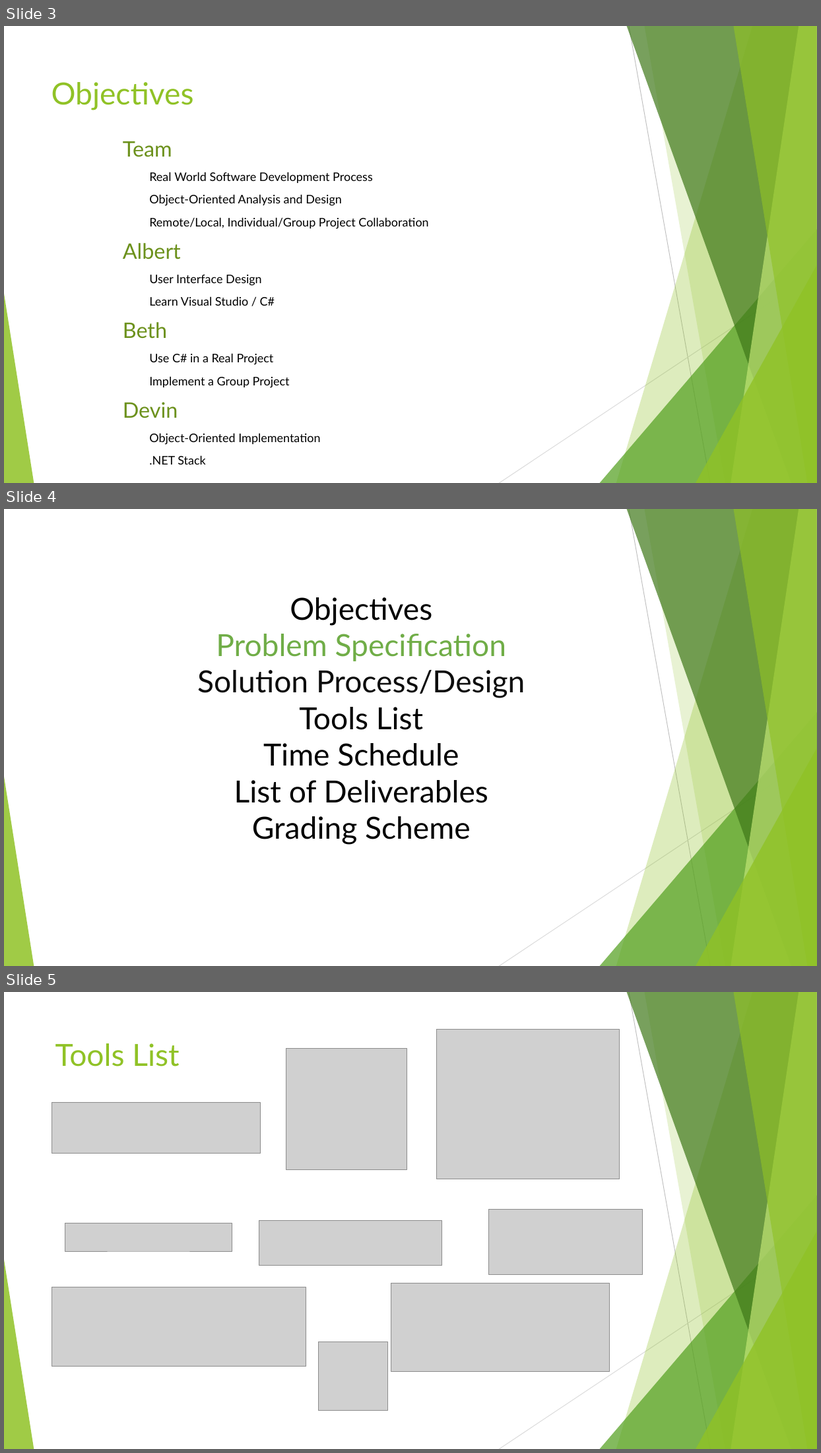
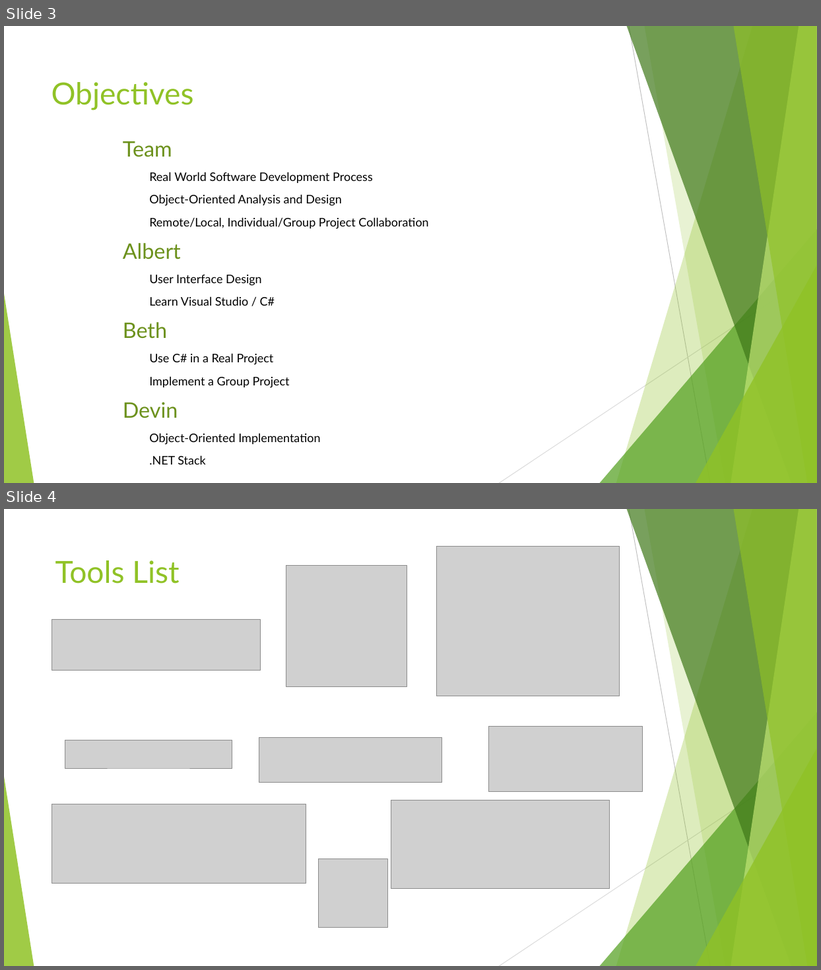
Before and after one commit to Project6/Planit, a slide deck: Final Project Documentation/CSC521.pptx. Shown one above the other, each under a label of ours: slides 3, 4 and 5 before the commit, slides 3 and 4 after it. The pictures are 821x1453 and 821x970 pixels, drawn with LibreOffice and Linux fonts; fonts in the diff are those of the drawing; grey boxes stand for pictures. Boxes give left, top, right and bottom in pixels: in the first picture for what was removed or moved away, otherwise in the second. Text is boxed around its words. In the diff, an @@ line names an element or a change of style, - is before the commit and + after.

```diff
--- a/Final Project Documentation/CSC521.pptx
+++ b/Final Project Documentation/CSC521.pptx
@@ slide 4 removed at bbox=[4, 509, 817, 966], background #FFFFFF; not listed: 10 template elements that a slide beside it also shows @@
@@ text removed at bbox=[197, 597, 525, 845] @@
-Objectives
-Problem Specification
-Solution Process/Design
-Tools List
-Time Schedule
-List of Deliverables
-Grading Scheme
@@ what was slide 5 is now slide 4 @@
```
Also in this commit, not shown: 3 slides added, 1 other slide removed.
